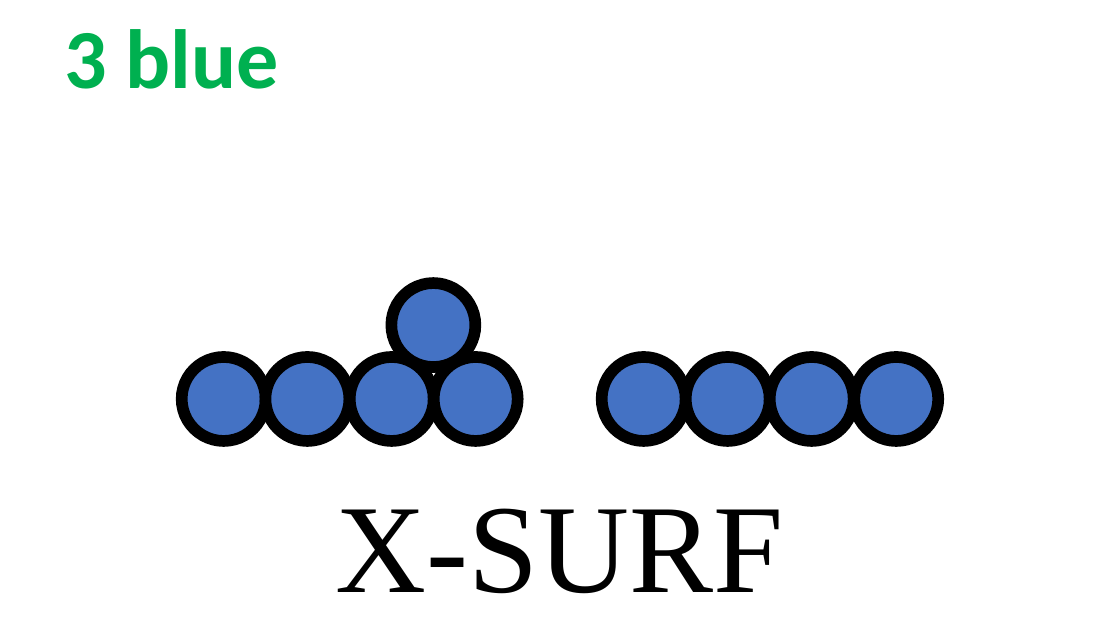
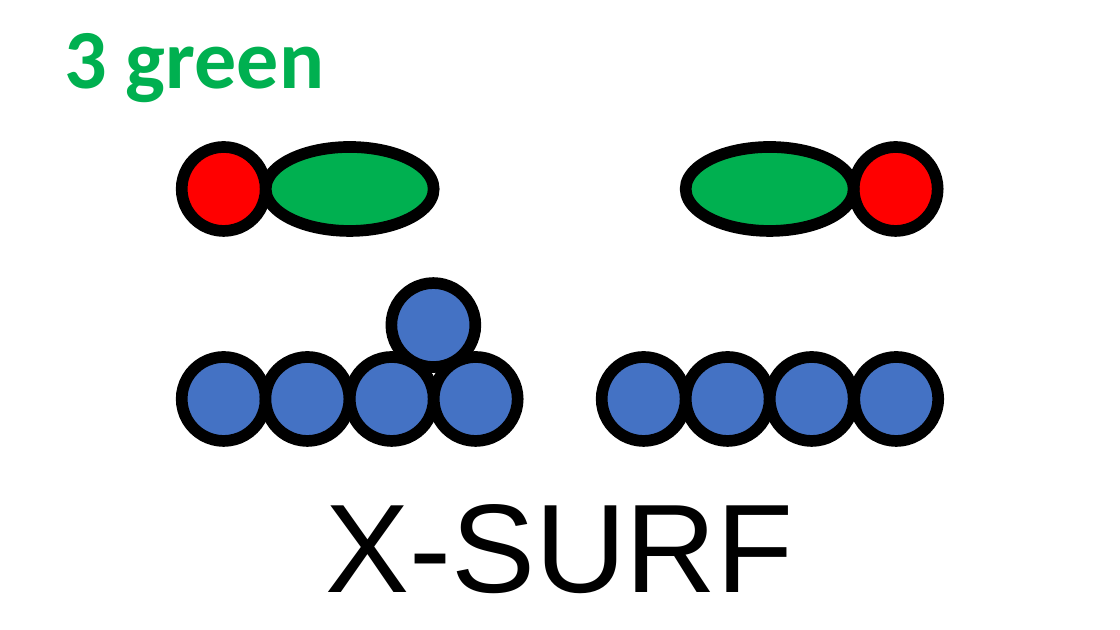
Before and after one commit to rzk1/ullmann, a slide deck: slide 24 of Labels/labels.pptx (slide 20 before the commit). Drawn at 1120x630 pixels with LibreOffice and Linux fonts; fonts in the diff are those of the drawing. Boxes give left, top, right and bottom in pixels: in the first picture for what was removed or moved away, otherwise in the second. Text is boxed around its words. In the diff, an @@ line names an element or a change of style, - is before the commit and + after.

```diff
--- a/Labels/labels.pptx
+++ b/Labels/labels.pptx
@@ text at [64,33,324,103]: text changed @@
-3 blue
+3 green
@@ ellipse added at [181,147,266,231], fill #FF0000, outline #000000 10 pt @@
@@ ellipse added at [266,147,434,231], fill #00B050, outline #000000 10 pt @@
@@ ellipse added at [686,147,854,231], fill #00B050, outline #000000 10 pt @@
@@ ellipse added at [854,147,938,231], fill #FF0000, outline #000000 10 pt @@
@@ text "X-SURF": place and size @@
-text "X-SURF" at [336,508,784,594]
+text "X-SURF" at [325,504,794,594]
@@ text "X-SURF" at [325,504,794,594]: font Times New Roman to Arial @@
```
Also in this commit, not shown: 23 other slides changed, 14 slides added, 45 other files.
